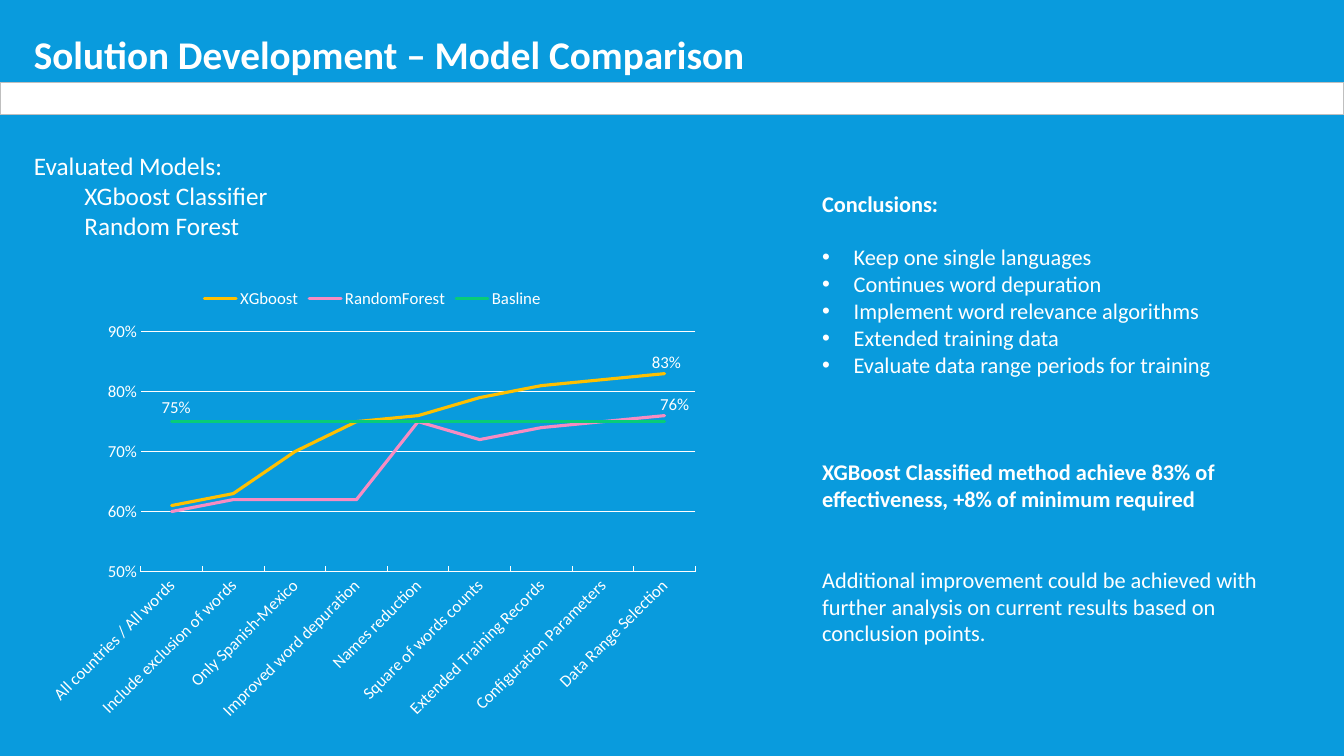
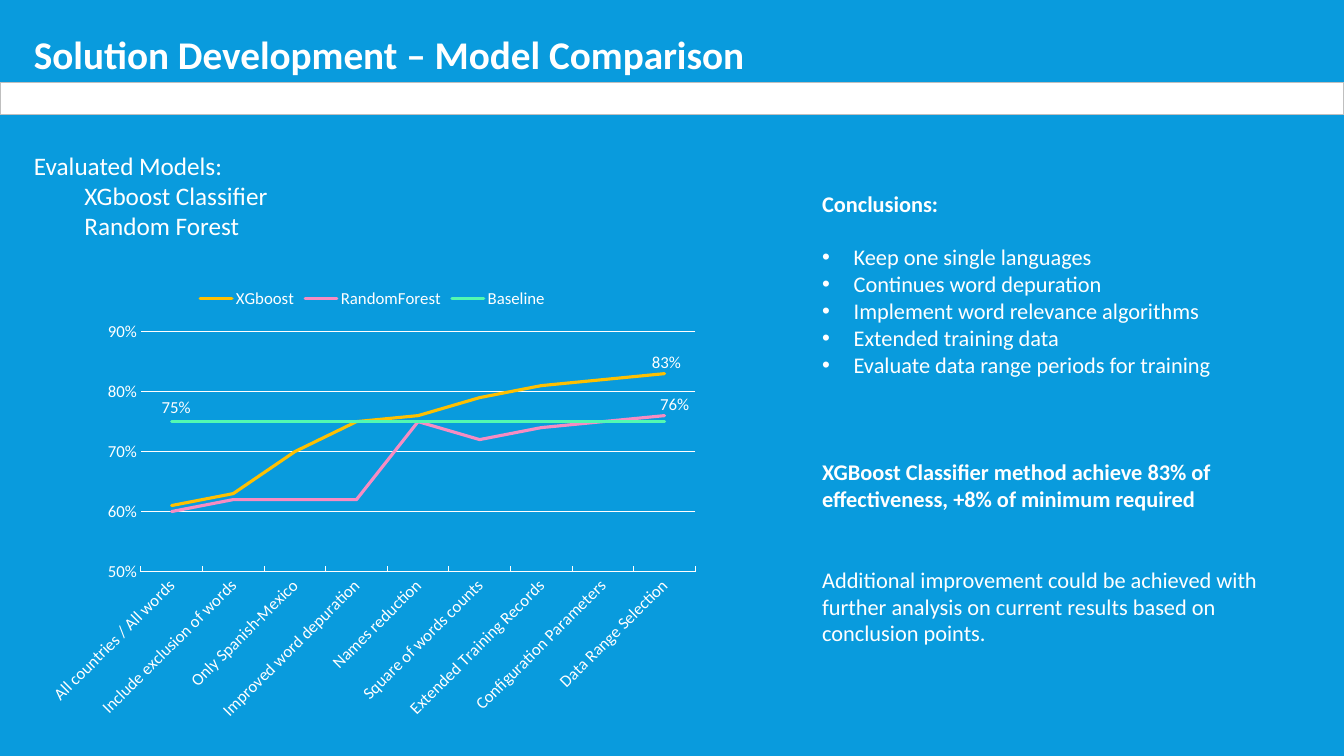
Before and after one commit to monterrey-digital-hub/MarioMorales-CEMEX-FinalProject, a slide deck: slide 8 of Predictive_model_for_Service_Desk.pptx. Drawn at 1344x756 pixels with LibreOffice and Linux fonts; fonts in the diff are those of the drawing. Boxes give left, top, right and bottom in pixels: in the first picture for what was removed or moved away, otherwise in the second. Text is boxed around its words. In the diff, an @@ line names an element or a change of style, - is before the commit and + after.

```diff
--- a/Predictive_model_for_Service_Desk.pptx
+++ b/Predictive_model_for_Service_Desk.pptx
@@ line chart at bbox=[36, 277, 709, 729] @@
-Basline: 0.75, 0.75, 0.75, 0.75, 0.75, 0.75, 0.75, 0.75, 0.75
+Baseline: 0.75, 0.75, 0.75, 0.75, 0.75, 0.75, 0.75, 0.75, 0.75
@@ colour of Baseline #08CC78 to #53F8B1 @@
@@ text at bbox=[822, 464, 1210, 511]: text changed @@
-XGBoost Classified method achieve 83% of effectiveness, +8% of minimum required
+XGBoost Classifier method achieve 83% of effectiveness, +8% of minimum required
```
Also in this commit, not shown: 6 other slides changed.
